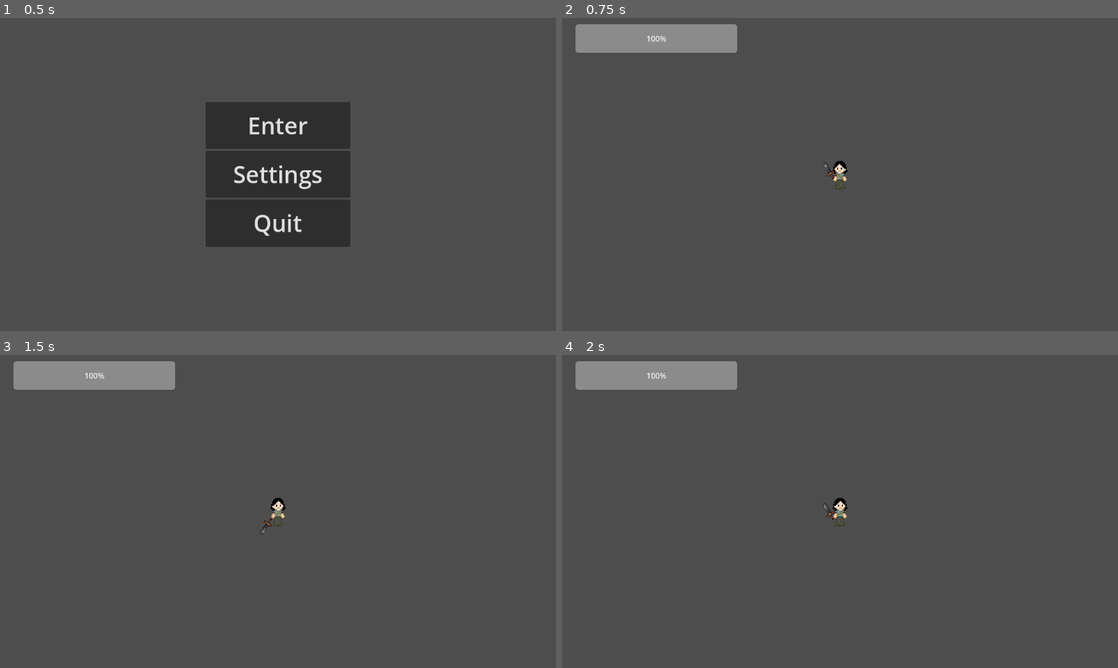
Above: before the commit, frames 1-4 (two rows, left to right).
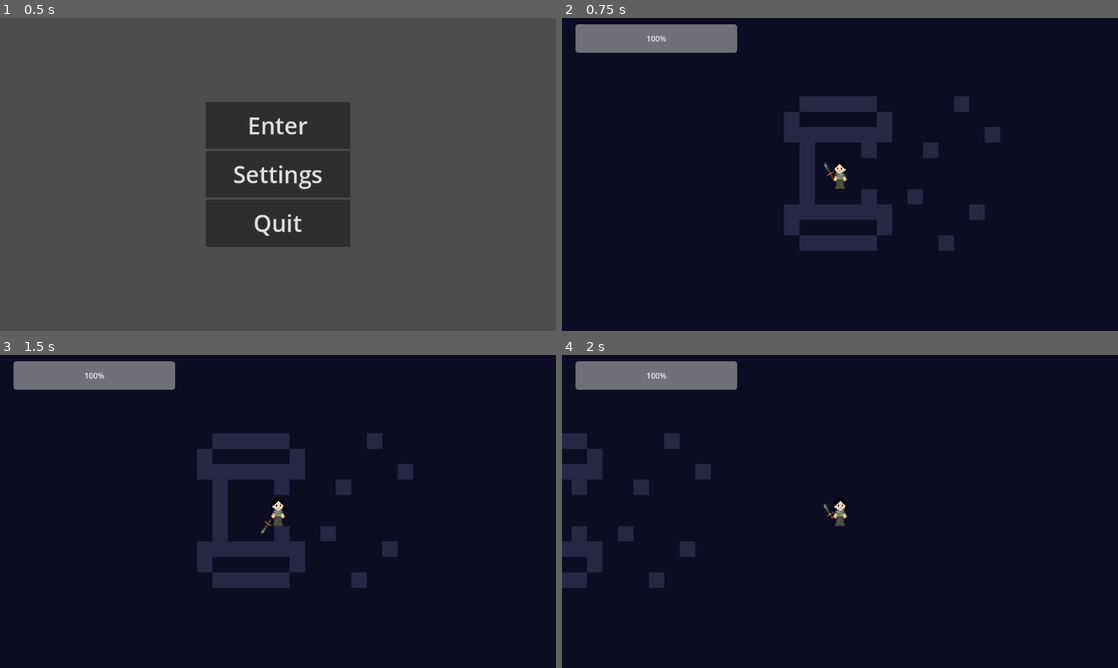
Above: after the commit, the same moments.

Repository: vilu350/Flying-Cats-Studio
Game: Godot game, scene res://scenes/main_menu.tscn
The game is run twice, just before and just after one commit, with the same random seed, the same clock (stepped at 60 frames per second) and the same inputs. The engine's default icon, where the game draws it, is replaced by a stand-in: a white triangle on a blue panel in a dark square.
Inputs (mouse positions are in pixels of both pictures, inside the frame that each line leads up to):
- Up to frame 1 (0.5 s): no input
- Up to frame 2 (0.75 s): click "Enter" at 0.5 s
- Up to frame 3 (1.5 s): tap Enter at 1.25 s; move the mouse to (400, 495) at 1.27 s; press the mouse at (400, 495) at 1.28 s; hold D (move_right) from 1.28 s (still down)
- Up to frame 4 (2 s): keep holding D (move_right)

Frame 1 is identical in both runs. In frame 2, 100% of the frame differs, in the area x 0-100%, y 0-100%; in frame 3, 100%; in frame 4, 100%.

Commit message:
put player back at spawn

Diff:
--- a/flying-cats-studio/scenes/test_map.tscn
+++ b/flying-cats-studio/scenes/test_map.tscn
@@ -24,7 +24,7 @@
 
 [node name="Player" parent="." instance=ExtResource("1_4wuf8")]
 unique_name_in_owner = true
-position = Vector2(107, 1915)
+position = Vector2(-5970, 814)
 
 [node name="Enemy" parent="." instance=ExtResource("3_s02eq")]
 unique_name_in_owner = true
